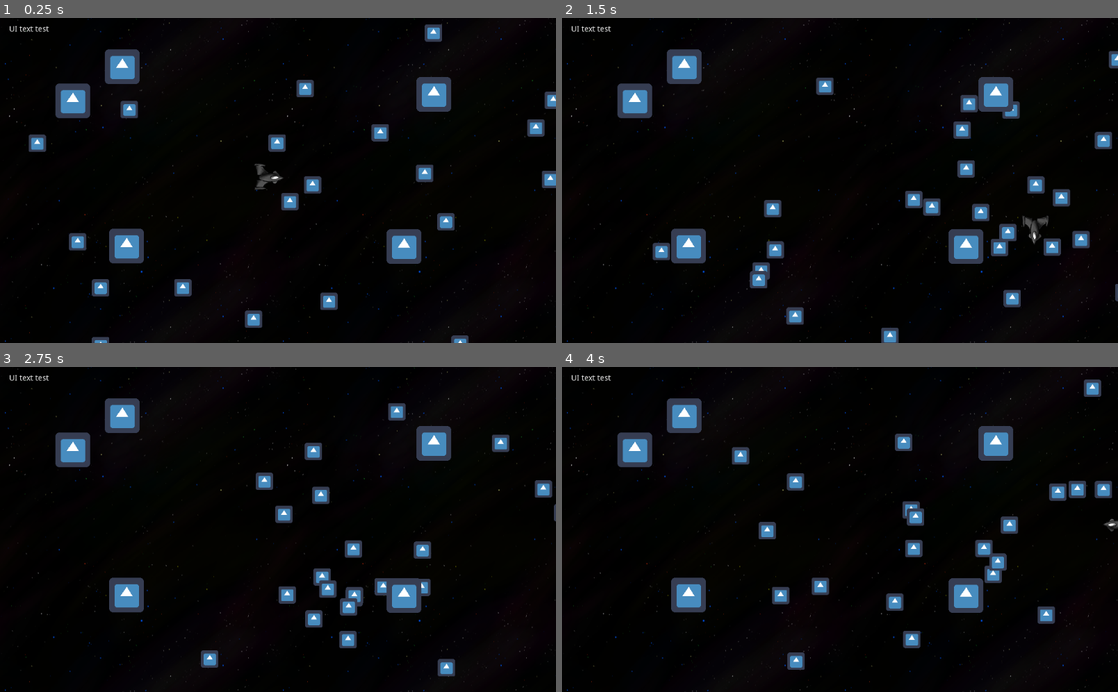
Above: before the commit, frames 1-4 (two rows, left to right).
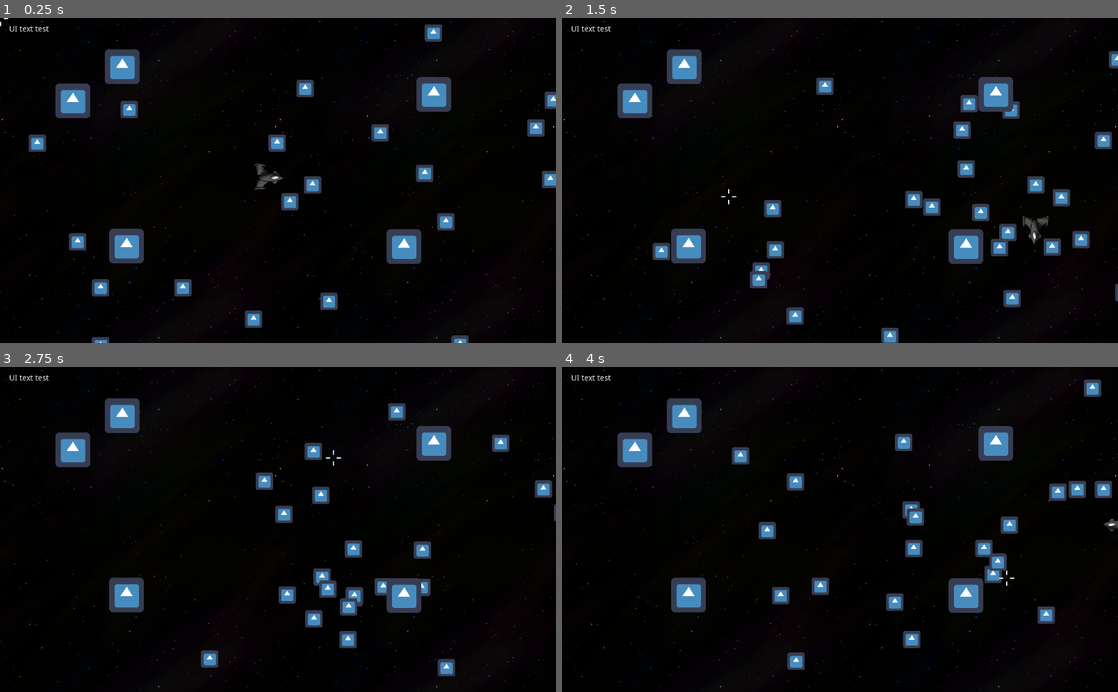
Above: after the commit, the same moments.

Repository: b-tod/Scalar
Game: Godot game, scene res://Scenes/Main.tscn
The game is run twice, just before and just after one commit, with the same random seed, the same clock (stepped at 60 frames per second) and the same inputs. The engine's default icon, where the game draws it, is replaced by a stand-in: a white triangle on a blue panel in a dark square.
Inputs (mouse positions are in pixels of both pictures, inside the frame that each line leads up to):
- Up to frame 1 (0.25 s): no input
- Up to frame 2 (1.5 s): move the mouse to (962, 164) at 0.52 s; hold Right (ui_right) 0.53-1.28 s; click (962, 164) at 0.67 s; move the mouse to (728, 196) at 1.27 s; hold Down (ui_down) from 1.28 s (still down); click (728, 196) at 1.42 s
- Up to frame 3 (2.75 s): move the mouse to (333, 458) at 2.02 s; release Down (ui_down) at 2.03 s; hold Right (ui_right) from 2.03 s (still down); click (333, 458) at 2.17 s
- Up to frame 4 (4 s): move the mouse to (812, 594) at 2.77 s; release Right (ui_right) at 2.78 s; hold Up (ui_up) 2.78-3.53 s; click (812, 594) at 2.92 s; move the mouse to (1006, 578) at 3.52 s; hold Left (ui_left) from 3.53 s (still down); click (1006, 578) at 3.67 s

The runs differ from the first frame. In frame 1, 0.5% of the frame differs, in the area x 0-100%, y 0-100%; in frame 2, 0.5%; in frame 3, 0.5%; in frame 4, 0.5%.
Error in both runs: Attempt to call function 'add_child' in base 'null instance' on a null instance. (res://Scripts/Shooting.gd:20)

Commit message:
limit firerate, add animated croshair

Diff:
--- /dev/null
+++ b/Nodes/Croshair.tscn
@@ -0,0 +1,147 @@
+[gd_scene load_steps=5 format=2]
+
+[ext_resource path="res://Scripts/Croshair.gd" type="Script" id=1]
+
+[sub_resource type="Curve" id=1]
+_data = [ Vector2( 0, 0 ), 0.0, 9.87045, 0, 0, Vector2( 0.122112, 0.690909 ), 2.67353, 2.67353, 0, 0, Vector2( 0.478548, 1 ), 0.0, 0.0, 0, 0, Vector2( 0.937294, 0.609091 ), -1.80105, -1.80105, 0, 0, Vector2( 1, 0 ), 0.0, 0.0, 0, 0 ]
+
+[sub_resource type="Animation" id=2]
+length = 0.001
+tracks/0/type = "value"
+tracks/0/path = NodePath("Right:position")
+tracks/0/interp = 1
+tracks/0/loop_wrap = true
+tracks/0/imported = false
+tracks/0/enabled = true
+tracks/0/keys = {
+"times": PoolRealArray( 0 ),
+"transitions": PoolRealArray( 1 ),
+"update": 0,
+"values": [ Vector2( 5, 0 ) ]
+}
+tracks/1/type = "value"
+tracks/1/path = NodePath("Left:position")
+tracks/1/interp = 1
+tracks/1/loop_wrap = true
+tracks/1/imported = false
+tracks/1/enabled = true
+tracks/1/keys = {
+"times": PoolRealArray( 0 ),
+"transitions": PoolRealArray( 1 ),
+"update": 0,
+"values": [ Vector2( -15, 0 ) ]
+}
+tracks/2/type = "value"
+tracks/2/path = NodePath("Down:position")
+tracks/2/interp = 1
+tracks/2/loop_wrap = true
+tracks/2/imported = false
+tracks/2/enabled = true
+tracks/2/keys = {
+"times": PoolRealArray( 0 ),
+"transitions": PoolRealArray( 1 ),
+"update": 0,
+"values": [ Vector2( 0, 5 ) ]
+}
+tracks/3/type = "value"
+tracks/3/path = NodePath("Up:position")
+tracks/3/interp = 1
+tracks/3/loop_wrap = true
+tracks/3/imported = false
+tracks/3/enabled = true
+tracks/3/keys = {
+"times": PoolRealArray( 0 ),
+"transitions": PoolRealArray( 1 ),
+"update": 0,
+"values": [ Vector2( 0, -5 ) ]
+}
+
+[sub_resource type="Animation" id=3]
+resource_name = "Shoot"
+length = 0.5
+loop = true
+tracks/0/type = "value"
+tracks/0/path = NodePath("Right:position")
+tracks/0/interp = 1
+tracks/0/loop_wrap = true
+tracks/0/imported = false
+tracks/0/enabled = true
+tracks/0/keys = {
+"times": PoolRealArray( 0, 0.25, 0.5 ),
+"transitions": PoolRealArray( 1, 1, 1 ),
+"update": 0,
+"values": [ Vector2( 5, 0 ), Vector2( 11, 0 ), Vector2( 5, 0 ) ]
+}
+tracks/1/type = "value"
+tracks/1/path = NodePath("Left:position")
+tracks/1/interp = 1
+tracks/1/loop_wrap = true
+tracks/1/imported = false
+tracks/1/enabled = true
+tracks/1/keys = {
+"times": PoolRealArray( 0, 0.25, 0.5 ),
+"transitions": PoolRealArray( 1, 1, 1 ),
+"update": 0,
+"values": [ Vector2( -15, 0 ), Vector2( -21, 0 ), Vector2( -15, 0 ) ]
+}
+tracks/2/type = "value"
+tracks/2/path = NodePath("Down:position")
+tracks/2/interp = 1
+tracks/2/loop_wrap = true
+tracks/2/imported = false
+tracks/2/enabled = true
+tracks/2/keys = {
+"times": PoolRealArray( 0, 0.25, 0.5 ),
+"transitions": PoolRealArray( 1, 1, 1 ),
+"update": 0,
+"values": [ Vector2( 0, 5 ), Vector2( 0, 10 ), Vector2( 0, 5 ) ]
+}
+tracks/3/type = "value"
+tracks/3/path = NodePath("Up:position")
+tracks/3/interp = 1
+tracks/3/loop_wrap = true
+tracks/3/imported = false
+tracks/3/enabled = true
+tracks/3/keys = {
+"times": PoolRealArray( 0, 0.25, 0.5 ),
+"transitions": PoolRealArray( 1, 1, 1 ),
+"update": 0,
+"values": [ Vector2( 0, -5 ), Vector2( 0, -11 ), Vector2( 0, -5 ) ]
+}
+
+[node name="Croshair" type="Node2D"]
+script = ExtResource( 1 )
+
+[node name="Right" type="Line2D" parent="."]
+position = Vector2( 5, 0 )
+points = PoolVector2Array( 0, 0, 1, 0, 2, 0, 8, 0, 9, 0, 10, 0 )
+width = 2.0
+width_curve = SubResource( 1 )
+default_color = Color( 1, 1, 1, 1 )
+
+[node name="Left" type="Line2D" parent="."]
+position = Vector2( -15, 0 )
+points = PoolVector2Array( 0, 0, 1, 0, 2, 0, 8, 0, 9, 0, 10, 0 )
+width = 2.0
+width_curve = SubResource( 1 )
+default_color = Color( 1, 1, 1, 1 )
+
+[node name="Down" type="Line2D" parent="."]
+position = Vector2( 0, 5 )
+rotation = 1.5708
+points = PoolVector2Array( 0, 0, 1, 0, 2, 0, 8, 0, 9, 0, 10, 0 )
+width = 2.0
+width_curve = SubResource( 1 )
+default_color = Color( 1, 1, 1, 1 )
+
+[node name="Up" type="Line2D" parent="."]
+position = Vector2( 0, -5 )
+rotation = -1.5708
+points = PoolVector2Array( 0, 0, 1, 0, 2, 0, 8, 0, 9, 0, 10, 0 )
+width = 2.0
+width_curve = SubResource( 1 )
+default_color = Color( 1, 1, 1, 1 )
+
+[node name="AnimationPlayer" type="AnimationPlayer" parent="."]
+anims/RESET = SubResource( 2 )
+anims/Shoot = SubResource( 3 )
--- a/Scenes/UI.tscn
+++ b/Scenes/UI.tscn
@@ -1,8 +1,13 @@
-[gd_scene format=2]
+[gd_scene load_steps=2 format=2]
+
+[ext_resource path="res://Nodes/Croshair.tscn" type="PackedScene" id=1]
 
 [node name="UI" type="Control"]
 anchor_right = 1.0
 anchor_bottom = 1.0
+
+[node name="Croshair" parent="." instance=ExtResource( 1 )]
+position = Vector2( 507, 282 )
 
 [node name="Label" type="Label" parent="."]
 margin_left = 17.0
--- a/Scenes/World.tscn
+++ b/Scenes/World.tscn
@@ -1,15 +1,17 @@
-[gd_scene load_steps=6 format=2]
+[gd_scene load_steps=7 format=2]
 
 [ext_resource path="res://Nodes/Player.tscn" type="PackedScene" id=1]
 [ext_resource path="res://Images/space.png" type="Texture" id=2]
 [ext_resource path="res://Scripts/EnemyGenerator.gd" type="Script" id=3]
 [ext_resource path="res://Nodes/Enemy.tscn" type="PackedScene" id=4]
 [ext_resource path="res://Nodes/Asteroid.tscn" type="PackedScene" id=5]
+[ext_resource path="res://Scripts/World.gd" type="Script" id=6]
 
 [node name="World" type="Node2D"]
+script = ExtResource( 6 )
 
 [node name="Background" type="Sprite" parent="."]
-position = Vector2( 513, 302.5 )
+position = Vector2( 491, 322 )
 texture = ExtResource( 2 )
 region_enabled = true
 region_rect = Rect2( 0, 0, 5000, 5000 )
--- /dev/null
+++ b/Scripts/Croshair.gd
@@ -0,0 +1,20 @@
+extends Node2D
+
+var timer
+
+func _ready():
+	timer = Timer.new()
+	add_child(timer)
+
+func _process(delta):
+	global_position = get_viewport().get_mouse_position()
+
+func shoot(speed):
+	$AnimationPlayer.playback_speed = (0.5 / speed)
+	$AnimationPlayer.play("Shoot")
+
+	timer.set_wait_time(speed)
+	timer.set_one_shot(true)
+	timer.start()
+	yield(timer, "timeout")
+	$AnimationPlayer.stop(true)
--- a/Scripts/HitableDamage.gd
+++ b/Scripts/HitableDamage.gd
@@ -8,11 +8,11 @@
 
 func hit():
 	hp -= 1
-	print(hp)
+
 	if main_node.has_node("Sprite"):
 		var sprite = main_node.get_node("Sprite")
 		var color = (hp / float(max_hp))
 		sprite.modulate = Color(color, color, color, 1)
-		print(sprite.modulate)
+
 	if hp == 0:
 		main_node.queue_free()
--- a/Scripts/Shooting.gd
+++ b/Scripts/Shooting.gd
@@ -21,6 +21,8 @@
 	bullet.start(player, dir)
 	can_shoot = false
 
+	get_tree().get_root().get_child(0).find_node("Croshair").shoot(0.15) # 1.0 / player.shoot_speed)
+
 	timer.set_wait_time(1.0 / player.shoot_speed)
 	timer.set_one_shot(true)
 	timer.start()
--- /dev/null
+++ b/Scripts/World.gd
@@ -0,0 +1,4 @@
+extends Node2D
+
+func _ready():
+	Input.mouse_mode = Input.MOUSE_MODE_HIDDEN
